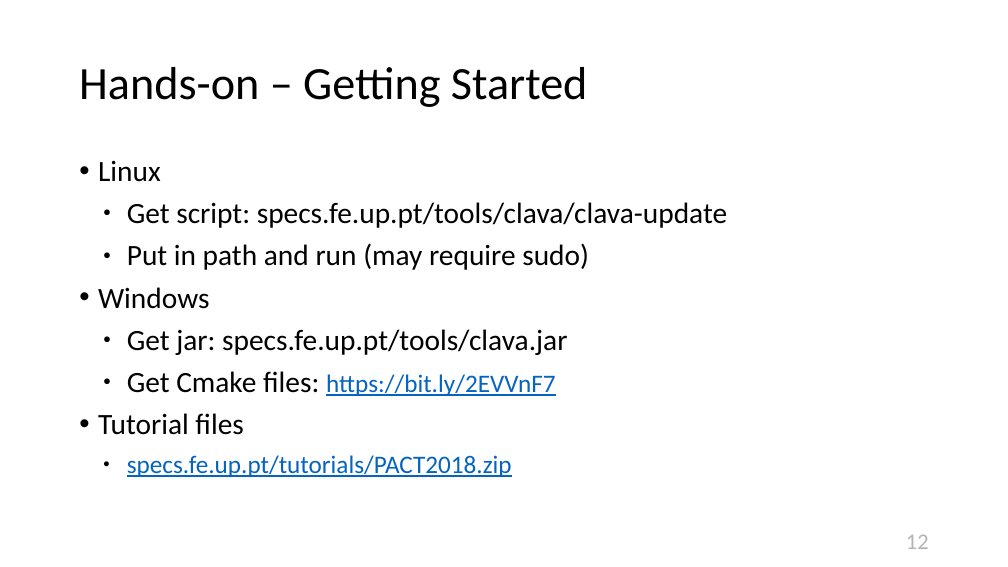
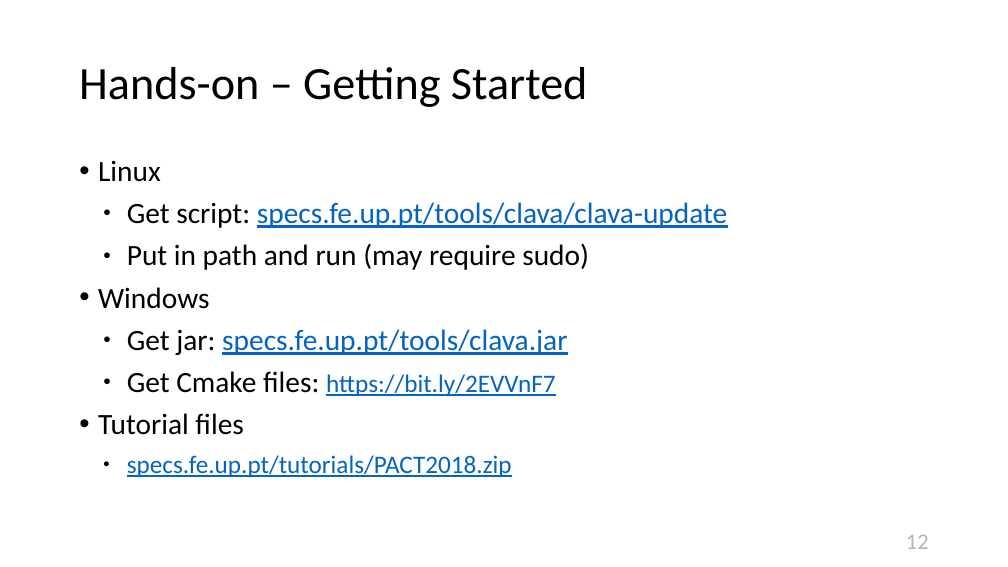
Before and after one commit to specs-feup/specs-lara, a slide deck: slide 12 of 2018-PACT/Clava-Tutorial-Intro.pptx. Drawn at 1008x567 pixels with LibreOffice and Linux fonts; fonts in the diff are those of the drawing. Boxes give left, top, right and bottom in pixels: in the first picture for what was removed or moved away, otherwise in the second. Text is boxed around its words. In the diff, an @@ line names an element or a change of style, - is before the commit and + after.

```diff
--- a/2018-PACT/Clava-Tutorial-Intro.pptx
+++ b/2018-PACT/Clava-Tutorial-Intro.pptx
@@ text at (x1=127, y1=202, x2=727, y2=355): text colour #000000 to #0563C1, underline on in "specs.fe.up.pt/tools/clava/clava-update", "specs.fe.up.pt/tools/clava.jar" @@
```
Also in this commit, not shown: 7 other slides changed, 1 other file.
